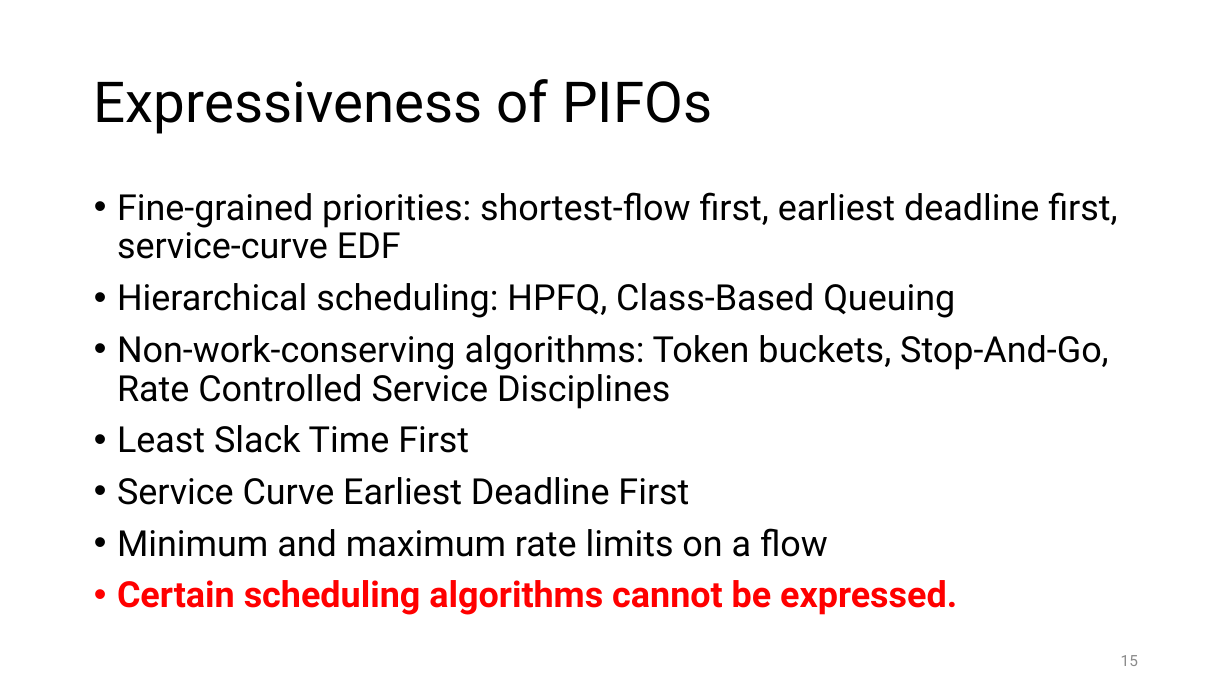
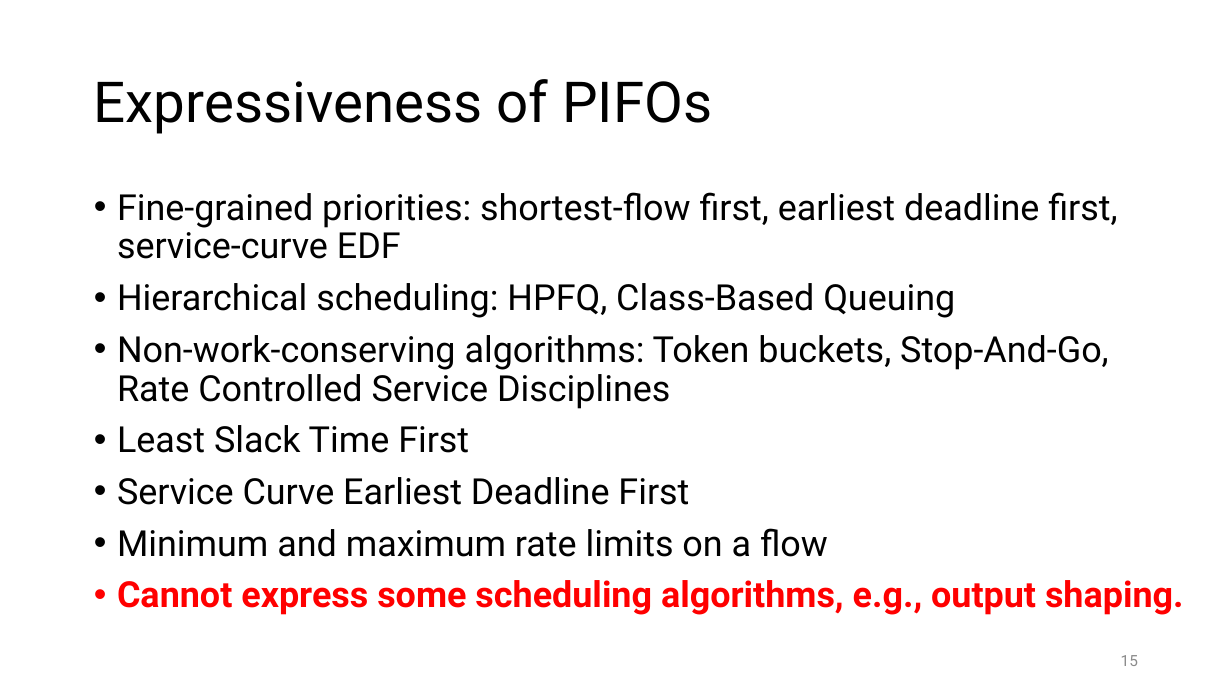
Before and after one commit to anirudhSK/pifo-domino-marple-ppts, a slide deck: slide 15 of pifo_sigcomm.pptx. Drawn at 1232x693 pixels with LibreOffice and Linux fonts; fonts in the diff are those of the drawing. Boxes give left, top, right and bottom in pixels: in the first picture for what was removed or moved away, otherwise in the second. Text is boxed around its words. In the diff, an @@ line names an element or a change of style, - is before the commit and + after.

```diff
--- a/pifo_sigcomm.pptx
+++ b/pifo_sigcomm.pptx
@@ text at (117, 580, 1184, 615): text changed @@
-• Certain scheduling algorithms cannot be expressed.
+• Cannot express some scheduling algorithms, e.g., output shaping.
```
Also in this commit, not shown: 1 other slide changed.
